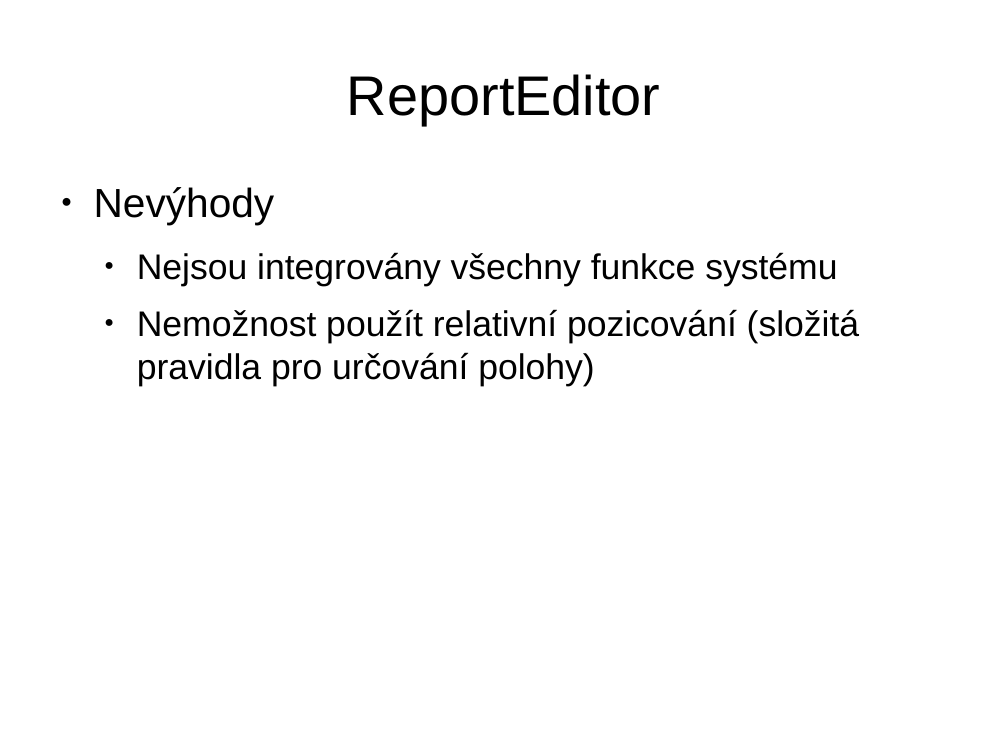
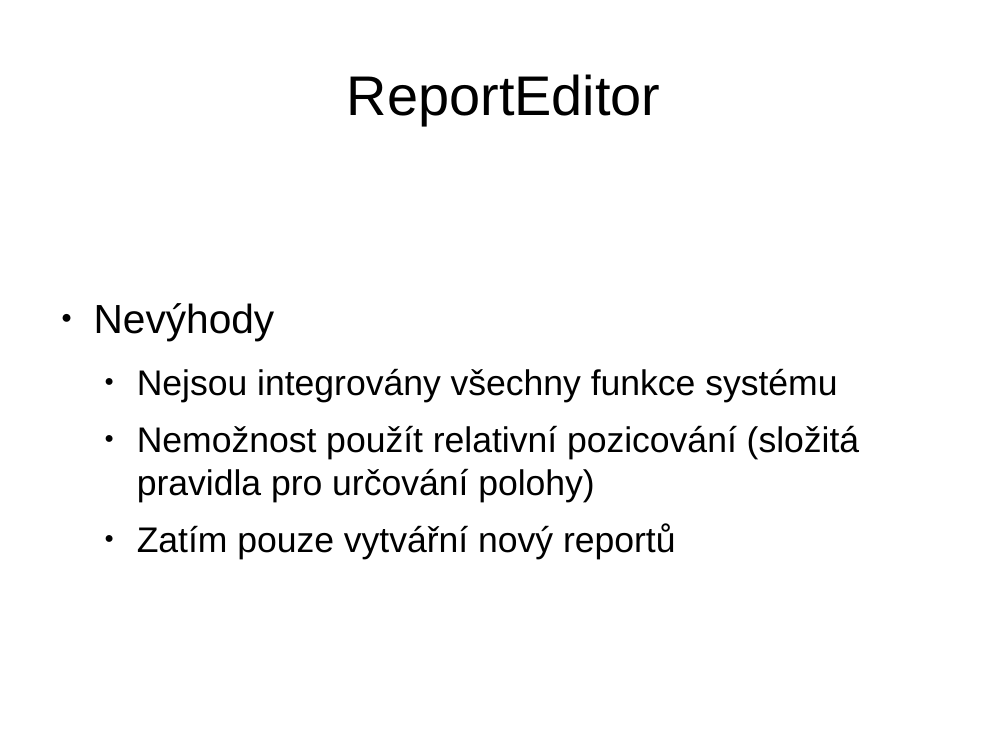
Before and after one commit to martin-vavrusak/mgr_statnice, a slide deck: slide 34 of !prezentace/vavrusak_WYSIVYG.odp (slide 16 before the commit). Drawn at 1008x756 pixels with LibreOffice and Linux fonts; fonts in the diff are those of the drawing. Boxes give left, top, right and bottom in pixels: in the first picture for what was removed or moved away, otherwise in the second. Text is boxed around its words. In the diff, an @@ line names an element or a change of style, - is before the commit and + after.

```diff
--- a/!prezentace/vavrusak_WYSIVYG.odp
+++ b/!prezentace/vavrusak_WYSIVYG.odp
@@ text "Nevýhody" at (94,303,859,559): vertical alignment top to middle @@
@@ text at (137,524,676,559): paragraph added @@
+  ● Zatím pouze vytvářní nový reportů
```
Also in this commit, not shown: 12 other slides changed, 21 slides added, 29 other files.
